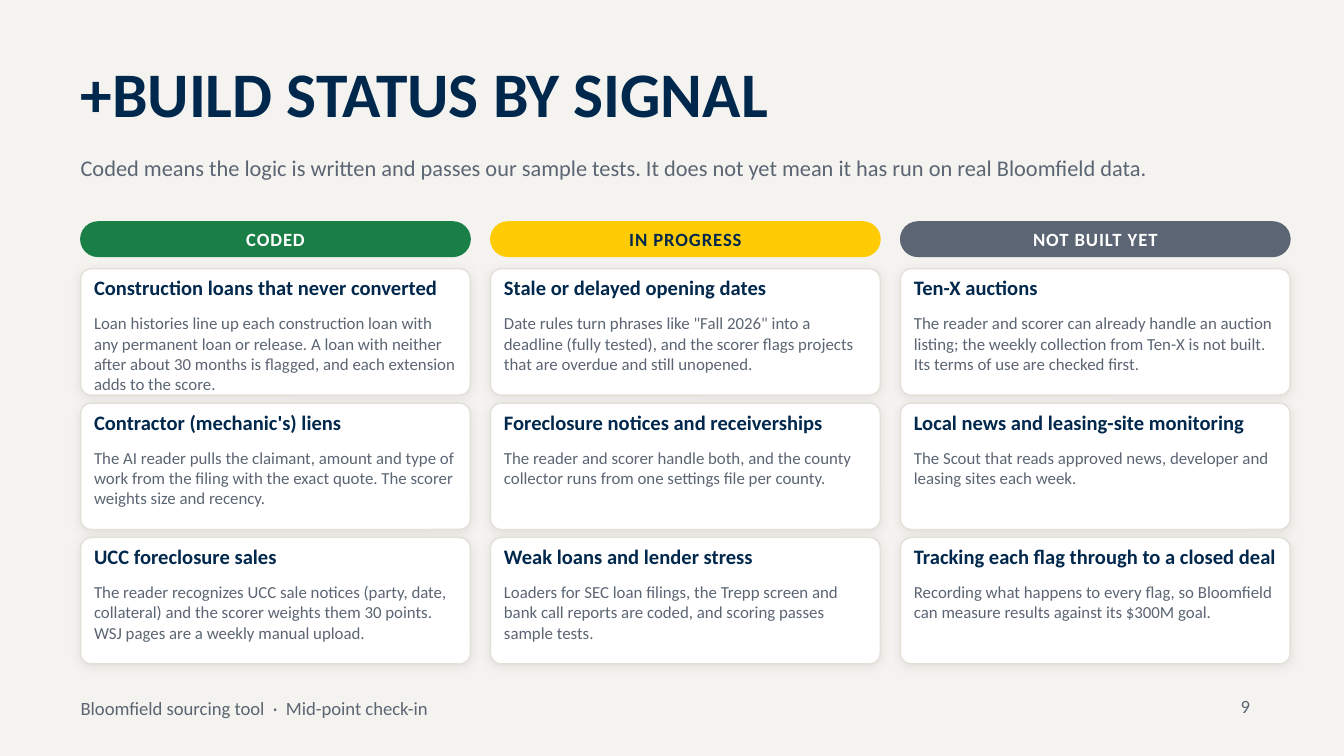
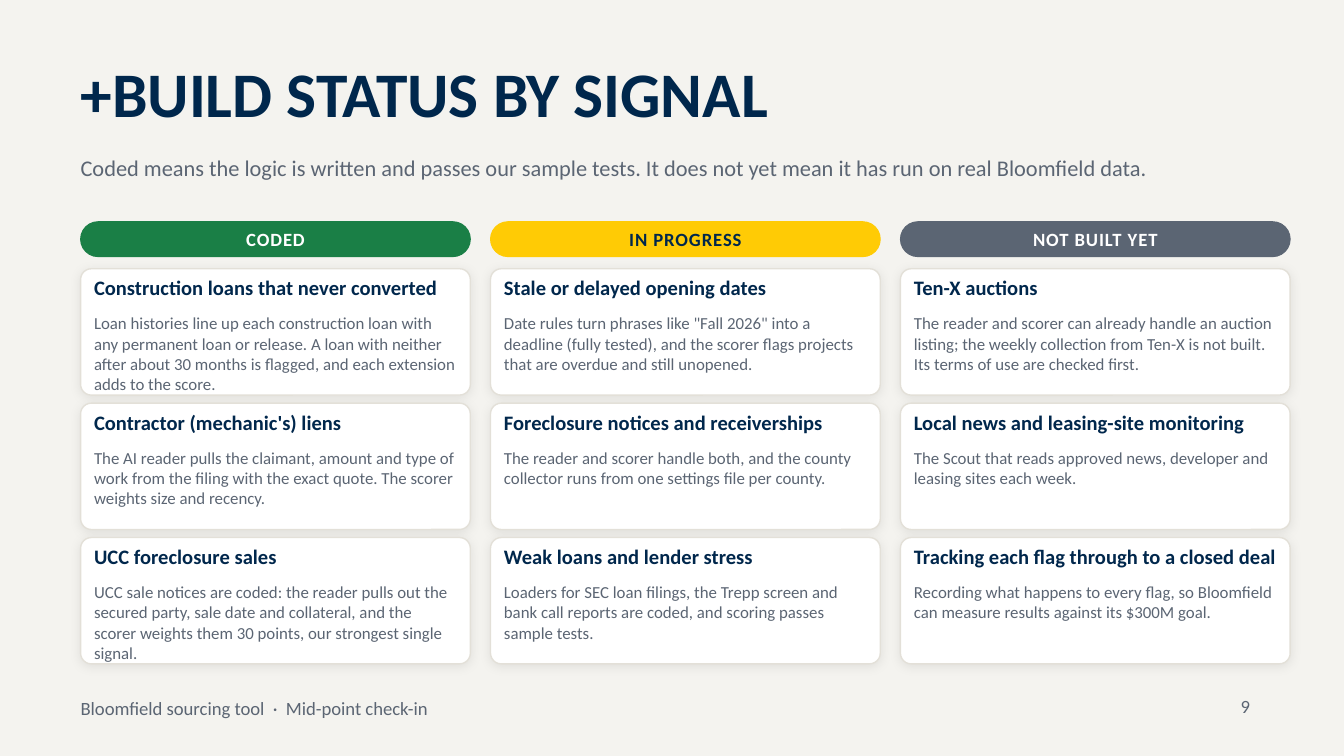
Before and after one commit to Ross-Business-Tech/Bloomfield-Project-2, a slide deck: slide 9 of pipeline/demo/deck/Bloomfield_Midpoint_Deck.pptx. Drawn at 1344x756 pixels with LibreOffice and Linux fonts; fonts in the diff are those of the drawing. Boxes give left, top, right and bottom in pixels: in the first picture for what was removed or moved away, otherwise in the second. Text is boxed around its words. In the diff, an @@ line names an element or a change of style, - is before the commit and + after.

```diff
--- a/pipeline/demo/deck/Bloomfield_Midpoint_Deck.pptx
+++ b/pipeline/demo/deck/Bloomfield_Midpoint_Deck.pptx
@@ text at (x1=94, y1=586, x2=447, y2=662): text changed @@
-The reader recognizes UCC sale notices (party, date, collateral) and the scorer weights them 30 points. WSJ pages are a weekly manual upload.
+UCC sale notices are coded: the reader pulls out the secured party, sale date and collateral, and the scorer weights them 30 points, our strongest single signal.
```
Also in this commit, not shown: 3 other files.
